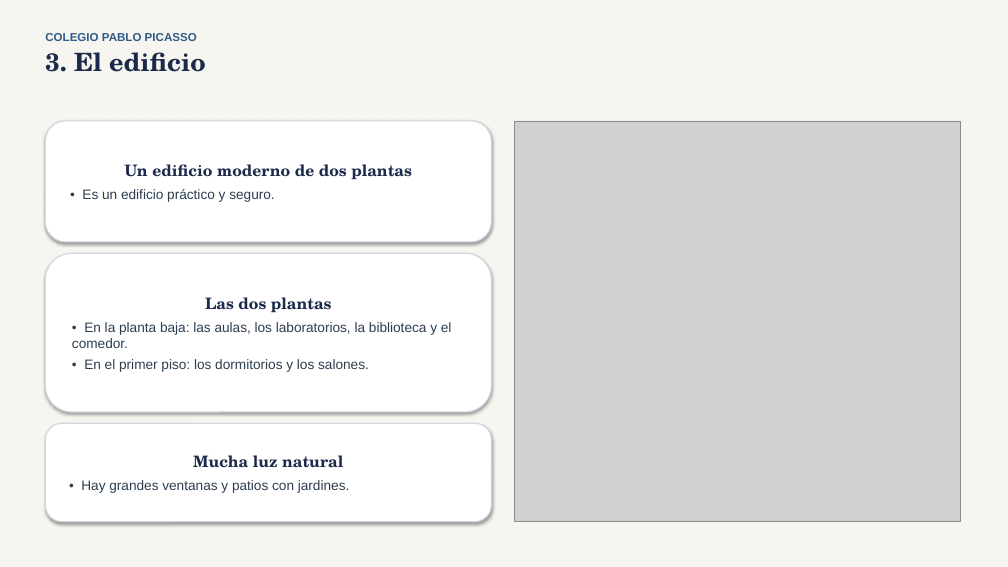
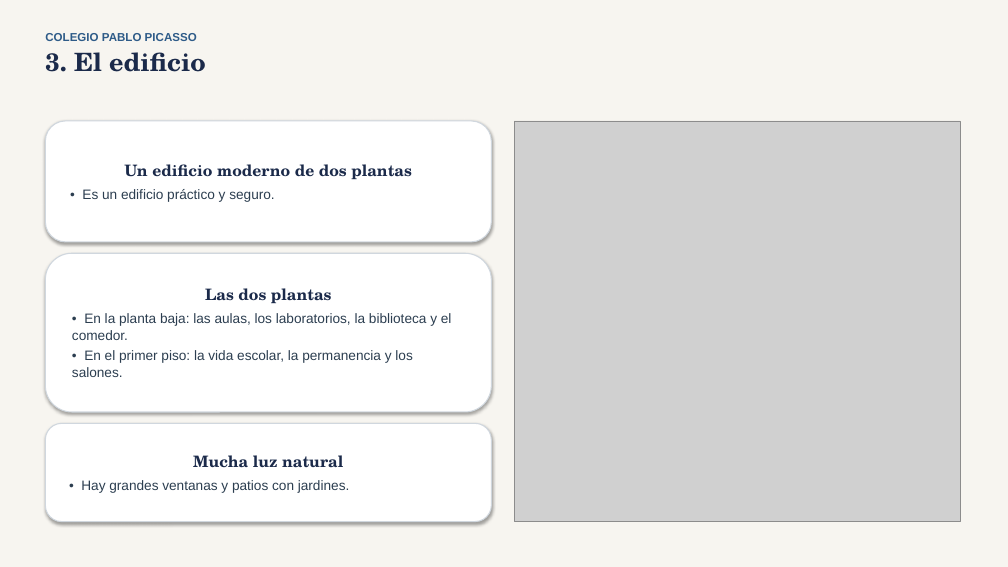
Before and after one commit to natxmans/colegio-aurora, a slide deck: slide 4 of presentacion/nuestro_colegio_ideal.pptx. Drawn at 1008x567 pixels with LibreOffice and Linux fonts; fonts in the diff are those of the drawing; grey boxes stand for pictures. Boxes give left, top, right and bottom in pixels: in the first picture for what was removed or moved away, otherwise in the second. Text is boxed around its words. In the diff, an @@ line names an element or a change of style, - is before the commit and + after.

```diff
--- a/presentacion/nuestro_colegio_ideal.pptx
+++ b/presentacion/nuestro_colegio_ideal.pptx
@@ text in rounded rectangle at (x1=72, y1=350, x2=412, y2=377): text changed @@
-• En el primer piso: los dormitorios y los salones.
+• En el primer piso: la vida escolar, la permanencia y los salones.
```
Also in this commit, not shown: 2 other slides changed, 55 other files.
